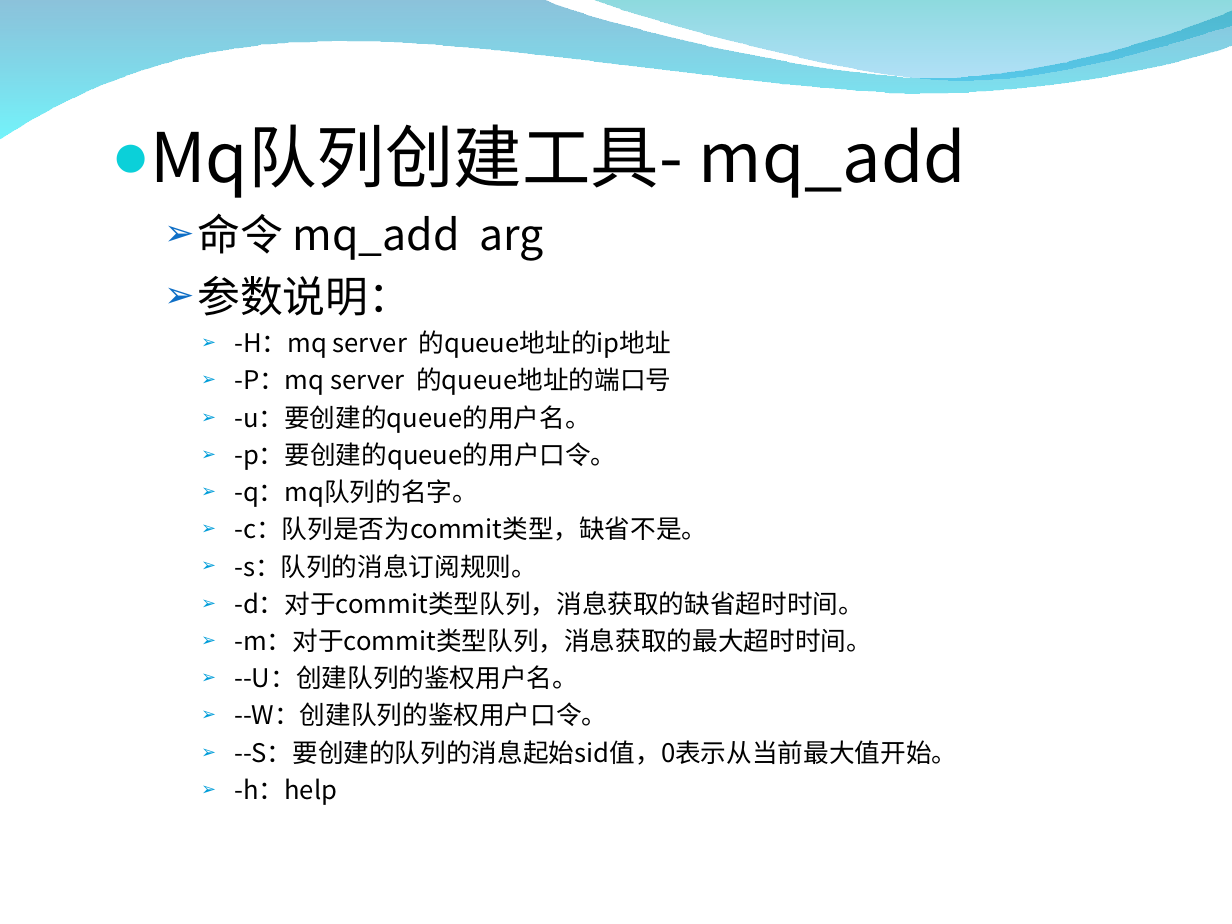
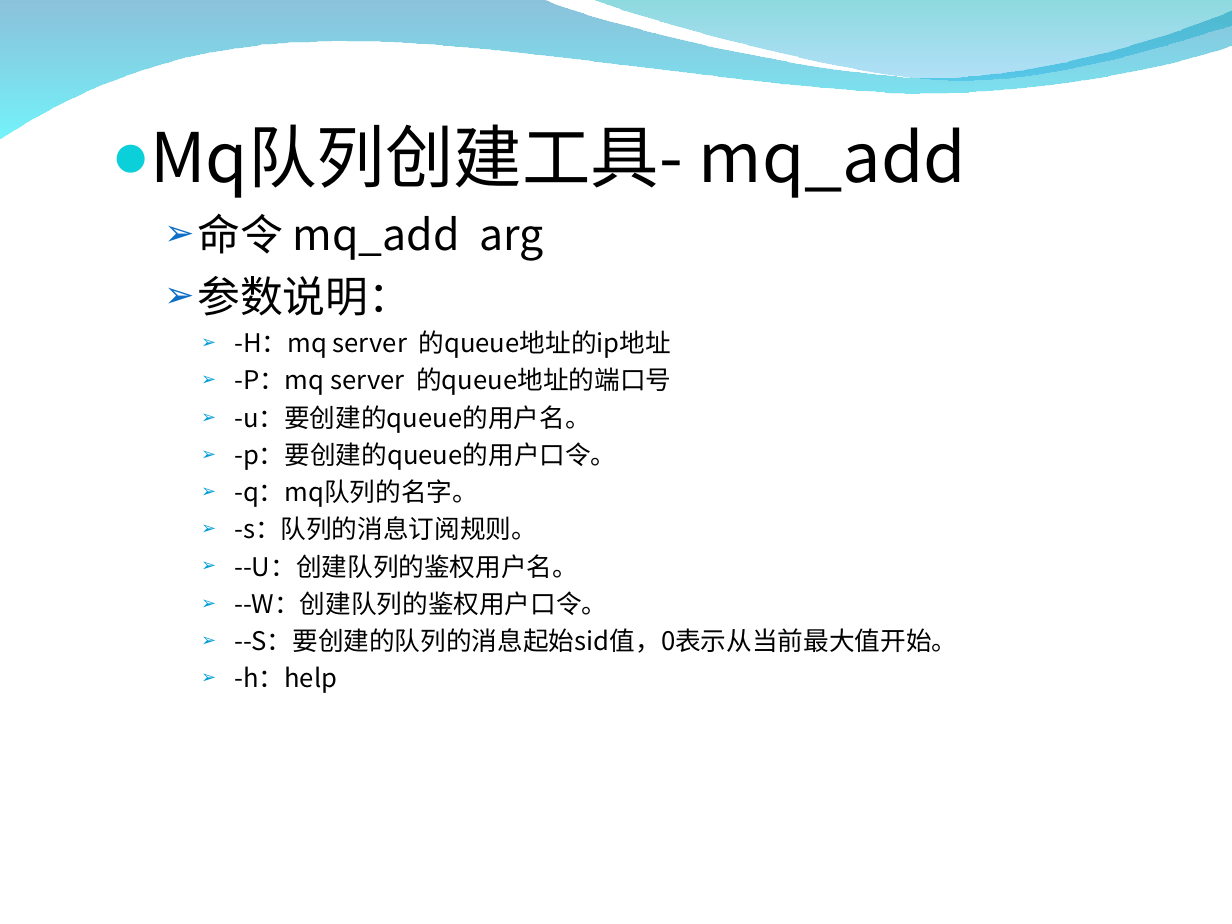
Before and after one commit to zxf1864/cwinux-mq, a slide deck: slide 33 of mq/doc/mq_introduce.ppt (slide 32 before the commit). Drawn at 1232x924 pixels with LibreOffice and Linux fonts; fonts in the diff are those of the drawing; background and template pictures are left out. Boxes give left, top, right and bottom in pixels: in the first picture for what was removed or moved away, otherwise in the second. Text is boxed around its words. In the diff, an @@ line names an element or a change of style, - is before the commit and + after.

```diff
--- a/mq/doc/mq_introduce.ppt
+++ b/mq/doc/mq_introduce.ppt
@@ text at bbox=[234, 516, 707, 541]: paragraph removed @@
-    ➢ -c：队列是否为commit类型，缺省不是。
@@ text at bbox=[234, 591, 872, 653]: paragraphs removed @@
-    ➢ -d：对于commit类型队列，消息获取的缺省超时时间。
-    ➢ -m：对于commit类型队列，消息获取的最大超时时间。
```
Also in this commit, not shown: 13 other slides changed, 2 slides added, 1 slide removed, 1 other file.
